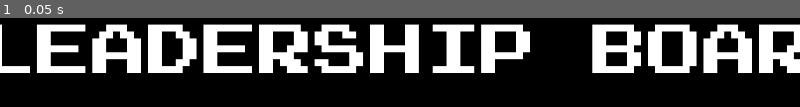
Above: before the commit, frame 1.
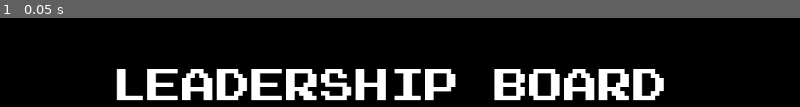
Above: after the commit, the same moment.

Repository: kwrightsk/game-jam-january-2026
Game: Godot game, scene res://leaderboard_screen.tscn
The game is run twice, just before and just after one commit, with the same random seed, the same clock (stepped at 60 frames per second) and the same inputs. This scene is started directly instead of the project's main scene.
Inputs:
- Up to frame 1 (0.05 s): no input

The runs differ from the first frame. In frame 1, 39% of the frame differs, in the area x 0-100%, y 6-94%.

Commit message:
adding the heading of the leadership board

Diff:
--- a/leaderboard_screen.tscn
+++ b/leaderboard_screen.tscn
@@ -17,14 +17,14 @@
 [node name="Title" type="Label" parent="CanvasLayer"]
 anchors_preset = 10
 anchor_right = 1.0
-offset_left = -35.0
-offset_top = 44.0
-offset_right = 109.0
-offset_bottom = 228.0
+offset_left = 162.0
+offset_top = 109.0
+offset_right = -190.0
+offset_bottom = 160.0
 grow_horizontal = 2
 pivot_offset = Vector2(60, 60)
 theme_override_colors/font_color = Color(1, 1, 1, 1)
 theme_override_fonts/font = ExtResource("1_3o3f0")
-theme_override_font_sizes/font_size = 80
+theme_override_font_sizes/font_size = 50
 text = "LEADERSHIP BOARD"
 horizontal_alignment = 1
